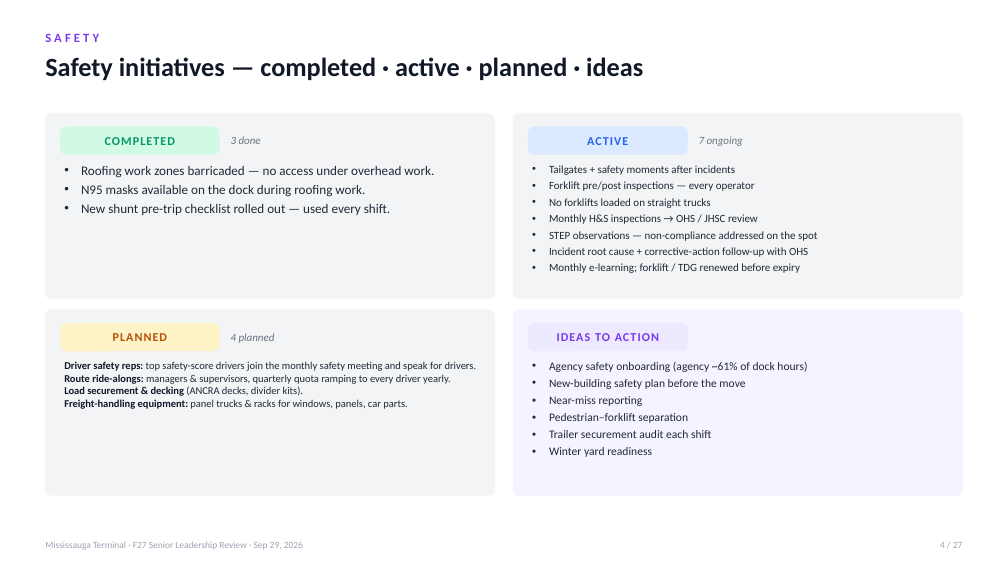
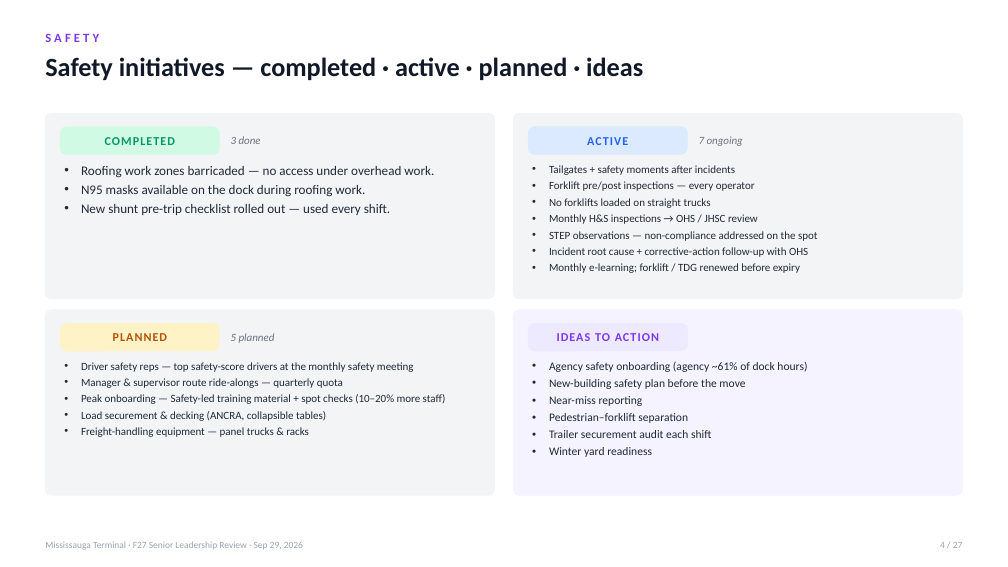
Before and after one commit to FuoriclasseX/mississauga-terminal-f26-cost-transformation-dashboard, a slide deck: slide 4 of presentation/Mississauga_F27_Leadership_Review_Sep29.pptx. Drawn at 1008x567 pixels with LibreOffice and Linux fonts; fonts in the diff are those of the drawing. Boxes give left, top, right and bottom in pixels: in the first picture for what was removed or moved away, otherwise in the second. Text is boxed around its words. In the diff, an @@ line names an element or a change of style, - is before the commit and + after.

```diff
--- a/presentation/Mississauga_F27_Leadership_Review_Sep29.pptx
+++ b/presentation/Mississauga_F27_Leadership_Review_Sep29.pptx
@@ text at [231, 333, 275, 343]: text changed @@
-4 planned
+5 planned
@@ text at [81, 362, 446, 437]: text changed; size 10 to 10.5 pt @@
-Driver safety reps: top safety-score drivers join the monthly safety meeting and speak for drivers.
-Route ride-alongs: managers & supervisors, quarterly quota ramping to every driver yearly.
-Load securement & decking (ANCRA decks, divider kits).
-Freight-handling equipment: panel trucks & racks for windows, panels, car parts.
+• Driver safety reps — top safety-score drivers at the monthly safety meeting
+• Manager & supervisor route ride-alongs — quarterly quota
+• Peak onboarding — Safety-led training material + spot checks (10–20% more staff)
+• Load securement & decking (ANCRA, collapsible tables)
+• Freight-handling equipment — panel trucks & racks
```
Also in this commit, not shown: 6 other slides changed, 1 slide added, 1 slide removed, 2 other files.
